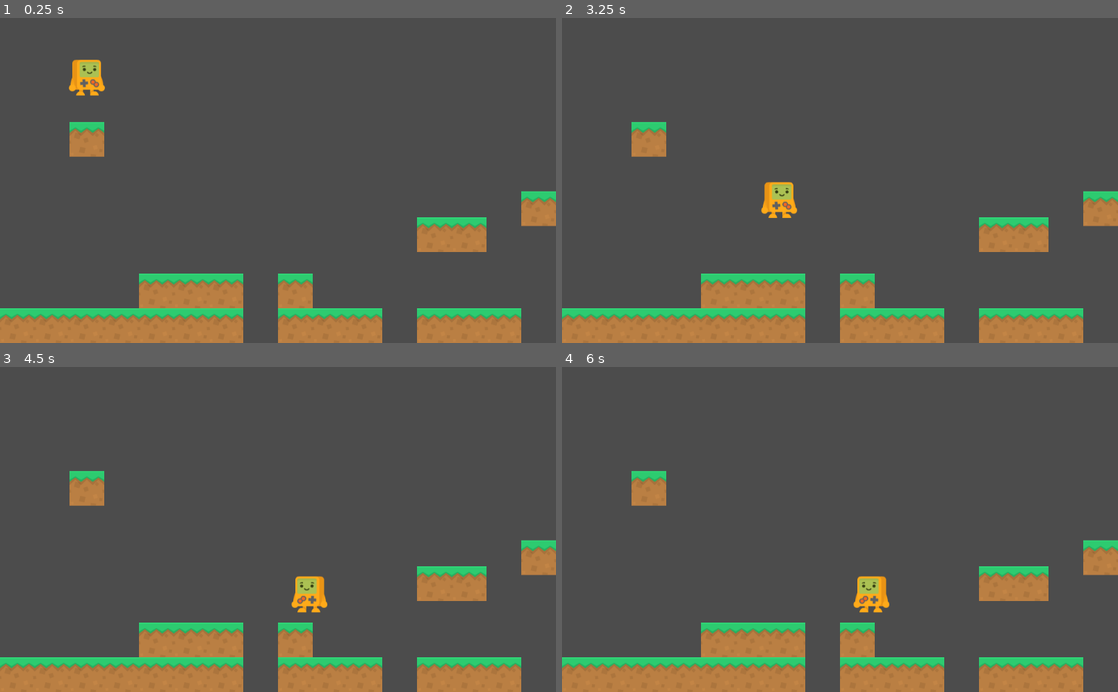
Above: before the commit, frames 1-4 (two rows, left to right).
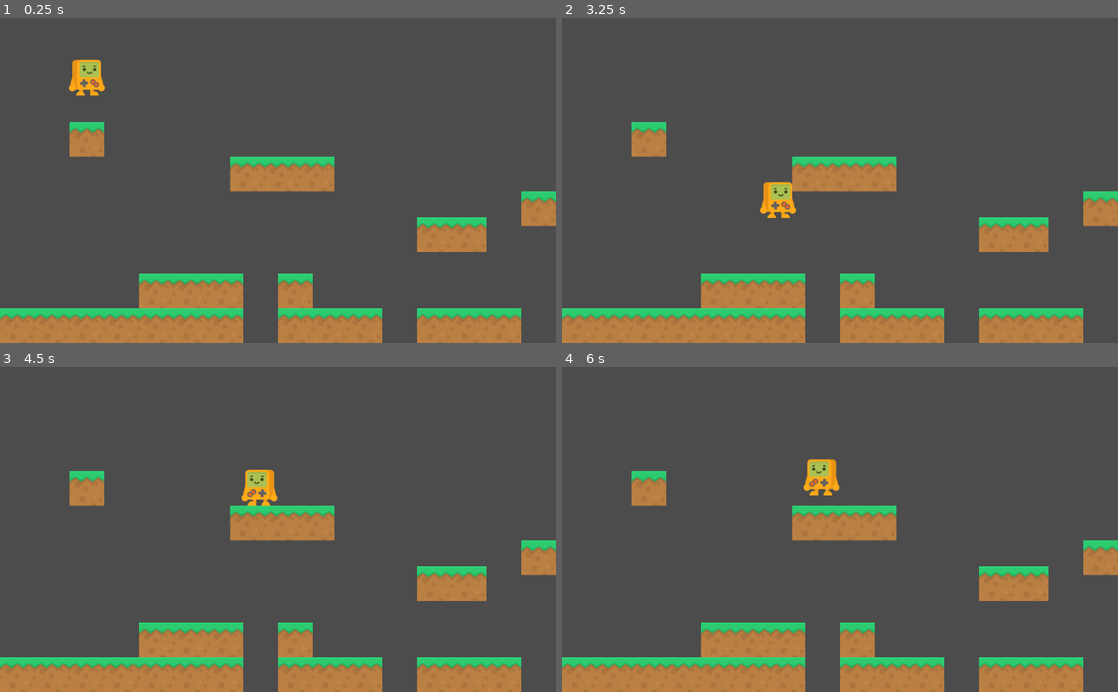
Above: after the commit, the same moments.

Repository: 2fd5/zenva-godot-game-development-for-beginners
Game: Godot game, scene res://MainScene.tscn
The game is run twice, just before and just after one commit, with the same random seed, the same clock (stepped at 60 frames per second) and the same inputs.
Inputs:
- Up to frame 1 (0.25 s): no input
- Up to frame 2 (3.25 s): hold Right (move_right) 0.53-2.03 s; tap Space (jump) at 0.77, 1.52, 3.02 s; hold Left (move_left) 2.03-2.78 s; hold Right (move_right) from 2.78 s (still down)
- Up to frame 3 (4.5 s): tap Space (jump) at 3.77 s; release Right (move_right) at 4.28 s; hold Left (move_left) from 4.28 s (still down)
- Up to frame 4 (6 s): tap Space (jump) at 4.52 s; release Left (move_left) at 5.03 s; hold Right (move_right) 5.03-5.78 s; hold Left (move_left) from 5.78 s (still down)

The runs differ from the first frame. In frame 1, 2.0% of the frame differs, in the area x 41-61%, y 42-54%; in frame 2, 2.2%; in frame 3, 3.2%; in frame 4, 3.2%, in the area x 41-61%, y 28-76%.

Commit message:
new: level update

Diff:
--- a/MainScene.tscn
+++ b/MainScene.tscn
@@ -39,6 +39,15 @@
 
 [node name="Tile10" parent="Tiles" instance=ExtResource( 2 )]
 position = Vector2( 416, 504 )
+
+[node name="Tile30" parent="Tiles" instance=ExtResource( 2 )]
+position = Vector2( 456, 288 )
+
+[node name="Tile31" parent="Tiles" instance=ExtResource( 2 )]
+position = Vector2( 520, 288 )
+
+[node name="Tile32" parent="Tiles" instance=ExtResource( 2 )]
+position = Vector2( 584, 288 )
 
 [node name="Tile11" parent="Tiles" instance=ExtResource( 2 )]
 position = Vector2( 416, 568 )
